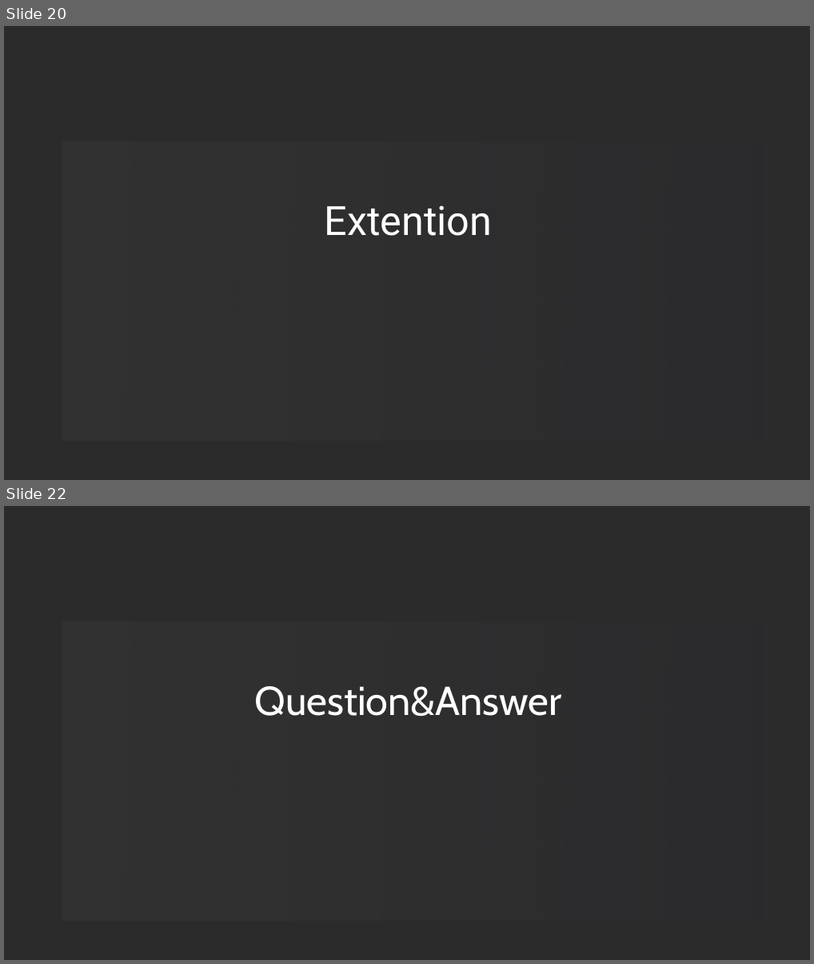
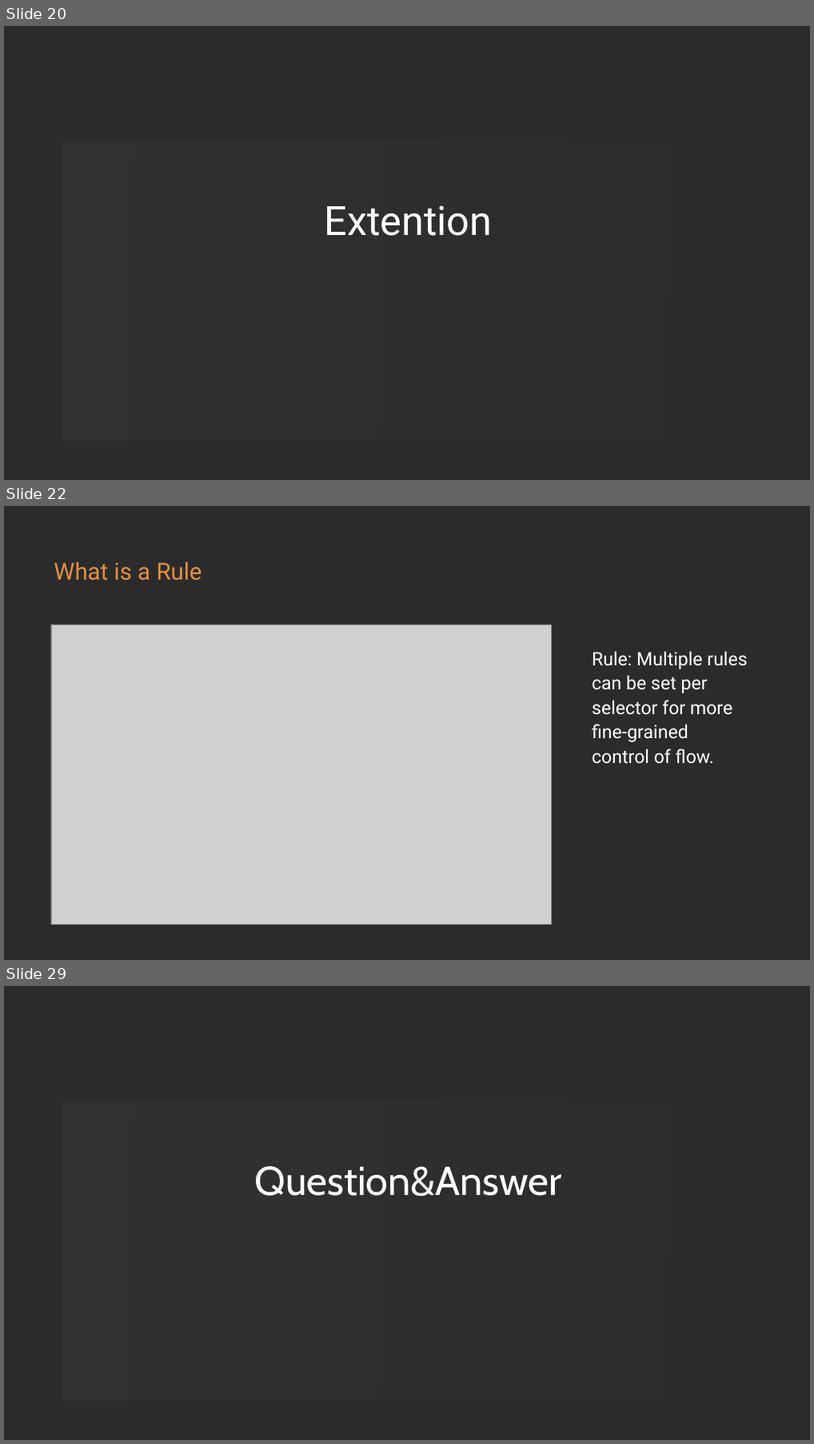
Before and after one commit to loongs-zhang/ACOCA2024-PlayWithWASM, a slide deck: PlayWithWASM.pptx. Shown one above the other, each under a label of ours: slides 20 and 22 before the commit, slides 20, 22 and 29 after it; the slides between them are not shown. The pictures are 814x964 and 814x1444 pixels, drawn with LibreOffice and Linux fonts; fonts in the diff are those of the drawing; grey boxes stand for pictures; background and template pictures are left out; a plain dark background stands for a picture behind light text. Boxes give left, top, right and bottom in pixels: in the first picture for what was removed or moved away, otherwise in the second. Text is boxed around its words. In the diff, an @@ line names an element or a change of style, - is before the commit and + after.

```diff
--- a/PlayWithWASM.pptx
+++ b/PlayWithWASM.pptx
@@ slide 22 added at [4, 506, 810, 960], background picture (left out) @@
@@ text added at [54, 562, 202, 580], 56 pt, text gradient #E3913F to #732D79 @@
+What is a Rule
@@ picture added at [51, 624, 551, 924] @@
@@ text added at [592, 651, 747, 764], 44 pt, text #FFFFFF @@
+Rule: Multiple rules can be set per selector for more fine-grained control of flow.
@@ what was slide 22 is now slide 29 @@
```
Also in this commit, not shown: 2 slides changed, 6 other slides added, 11 other files.
